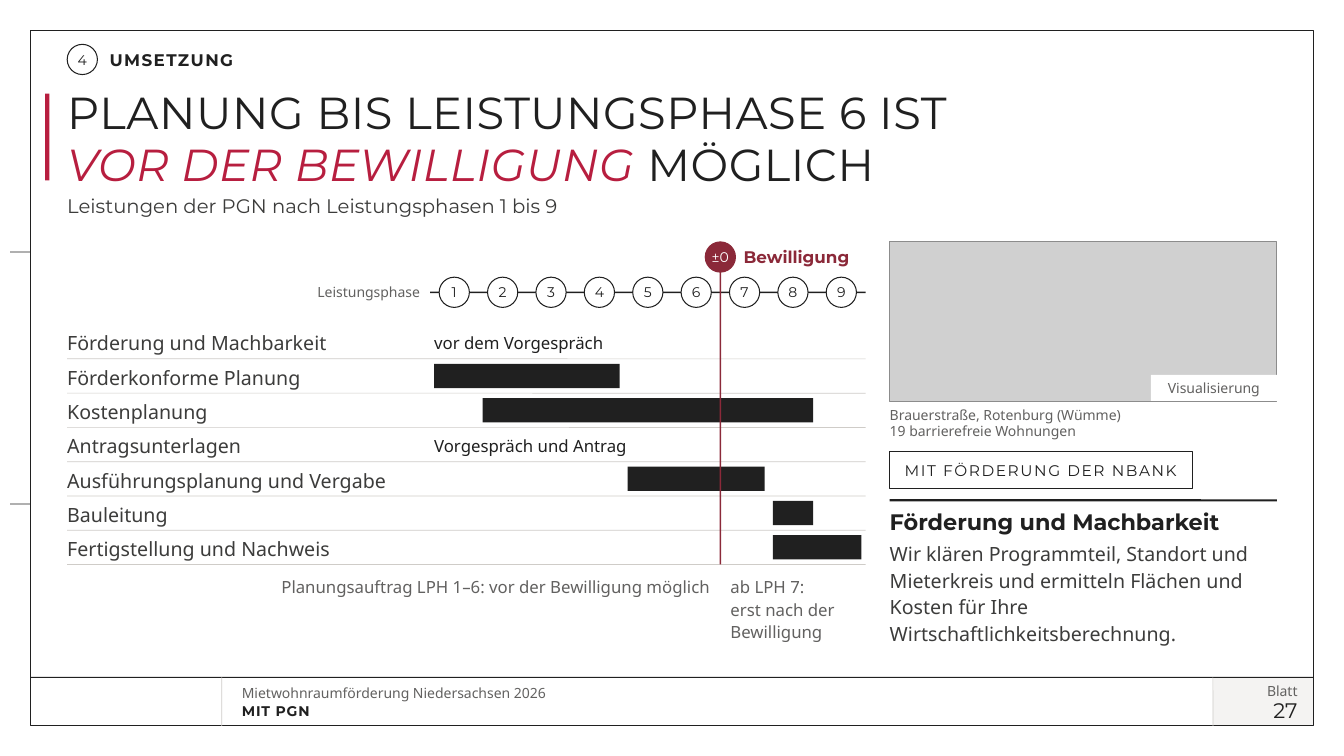
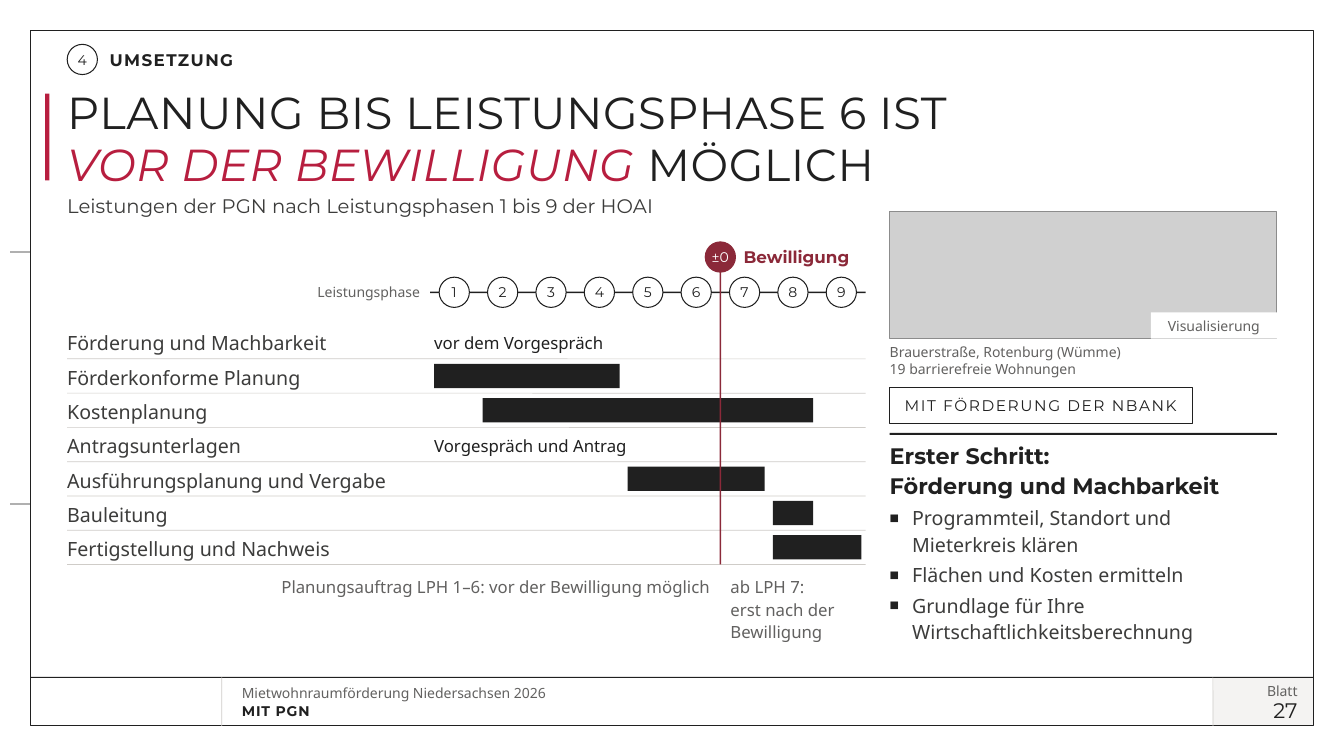
Before and after one commit to vgedaschko/NBank, a slide deck: slide 27 of praesentation/dist/PGN-Mietwohnraumfoerderung-Niedersachsen-2026-Vortrag.pptx. Drawn at 1344x756 pixels with LibreOffice and Linux fonts; fonts in the diff are those of the drawing; grey boxes stand for pictures; background and template pictures are left out. Boxes give left, top, right and bottom in pixels: in the first picture for what was removed or moved away, otherwise in the second. Text is boxed around its words. In the diff, an @@ line names an element or a change of style, - is before the commit and + after.

```diff
--- a/praesentation/dist/PGN-Mietwohnraumfoerderung-Niedersachsen-2026-Vortrag.pptx
+++ b/praesentation/dist/PGN-Mietwohnraumfoerderung-Niedersachsen-2026-Vortrag.pptx
@@ text at (x1=67, y1=198, x2=653, y2=217): text changed @@
-Leistungen der PGN nach Leistungsphasen 1 bis 9
+Leistungen der PGN nach Leistungsphasen 1 bis 9 der HOAI
@@ picture resized from (x1=890, y1=242, x2=1277, y2=401) to (x1=890, y1=212, x2=1277, y2=339) @@
@@ rectangle "Visualisierung" moved from (x1=1151, y1=375, x2=1277, y2=401) to (x1=1151, y1=313, x2=1277, y2=339) @@
@@ text "Brauerstraße, Rotenburg (Wümme)" moved from (x1=890, y1=409, x2=1121, y2=440) to (x1=890, y1=346, x2=1121, y2=378) @@
@@ rectangle "MIT FÖRDERUNG DER NBANK" moved from (x1=890, y1=452, x2=1193, y2=488) to (x1=890, y1=387, x2=1193, y2=423) @@
@@ line moved from (890, 500) - (1277, 500) to (890, 434) - (1277, 434) @@
@@ text at (x1=890, y1=446, x2=1219, y2=644): text changed @@
-Förderung und Machbarkeit
-Wir klären Programmteil, Standort und Mieterkreis und ermitteln Flächen und Kosten für Ihre Wirtschaftlichkeitsberechnung.
+Erster Schritt:
+Förderung und Machbarkeit
+■ Programmteil, Standort und Mieterkreis klären
+■ Flächen und Kosten ermitteln
+■ Grundlage für Ihre Wirtschaftlichkeitsberechnung
```
Also in this commit, not shown: 9 other slides changed, 23 other files.
